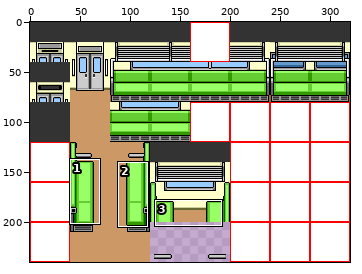
A sprite sheet gets an edit: static/materials/wwa/18train_interior-commuter1.gif. Above: a wide view before the commit, with the close-up outlined.
Close-up. The starting point:
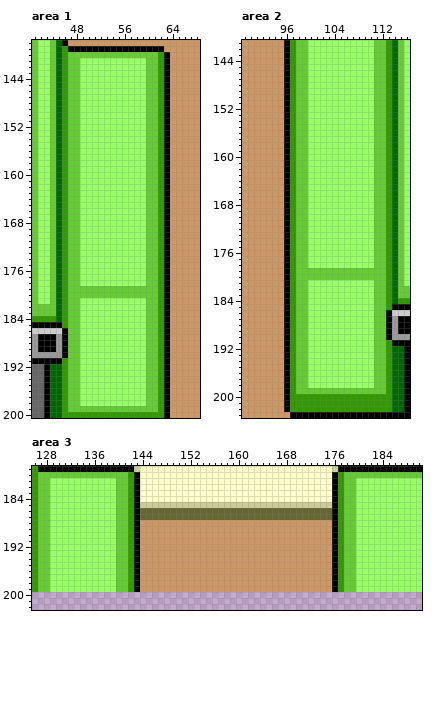
The file is 320x240 pixels. Shown: area 1: x 41..68, y 138..200; area 2: x 89..116, y 141..203; area 3: x 126..190, y 179..202.
Once edited:
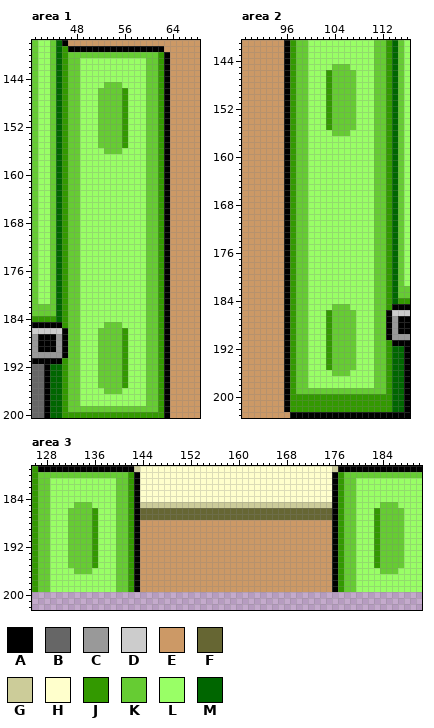
Palette (. is transparent): A #000000  B #666666  C #999999  D #cccccc  E #cc9966  F #666633  G #cccc99  H #ffffcc  J #339900  K #66cc33  L #99ff66  M #006600
The author wrote: 18train_interoir-commuter1.gif を更新 クロスシートの凹みが思ったほど出ていなかったため
From old to new:
Area 1:
Colour L becomes colour J in rows 146 to 155 at x 56; in rows 186 to 195 at x 56.
Colour L becomes colour K in row 145 at x 53 to 55; in rows 146 to 155 at x 52 to 55; in row 156 at x 53 to 55; in row 185 at x 53 to 55; in rows 186 to 195 at x 52 to 55; in row 196 at x 53 to 55.
Colour K becomes colour L in rows 179 to 180 at x 49 to 59.
Area 2:
Colour L becomes colour J in rows 146 to 155 at x 103; in rows 186 to 195 at x 103.
Colour L becomes colour K in row 145 at x 104 to 106; in rows 146 to 155 at x 104 to 107; in row 156 at x 104 to 106; in row 185 at x 104 to 106; in rows 186 to 195 at x 104 to 107; in row 196 at x 104 to 106.
Colour K becomes colour L in rows 179 to 180 at x 100 to 110.
Area 3:
Colour L becomes colour J in rows 186 to 195 at x 136 and 183.
Colour L becomes colour K in row 185 at x 133 to 135 and 184 to 186; in rows 186 to 195 at x 132 to 135 and 184 to 187; in row 196 at x 133 to 135 and 184 to 186.
Where, in picture pixels (left, top, right, bottom), the same in both close-ups:
changed: (98, 82, 128, 154)
changed: (80, 286, 146, 394)
changed: (326, 64, 356, 136)
changed: (308, 268, 374, 376)
changed: (68, 502, 98, 574)
changed: (374, 502, 404, 574)
